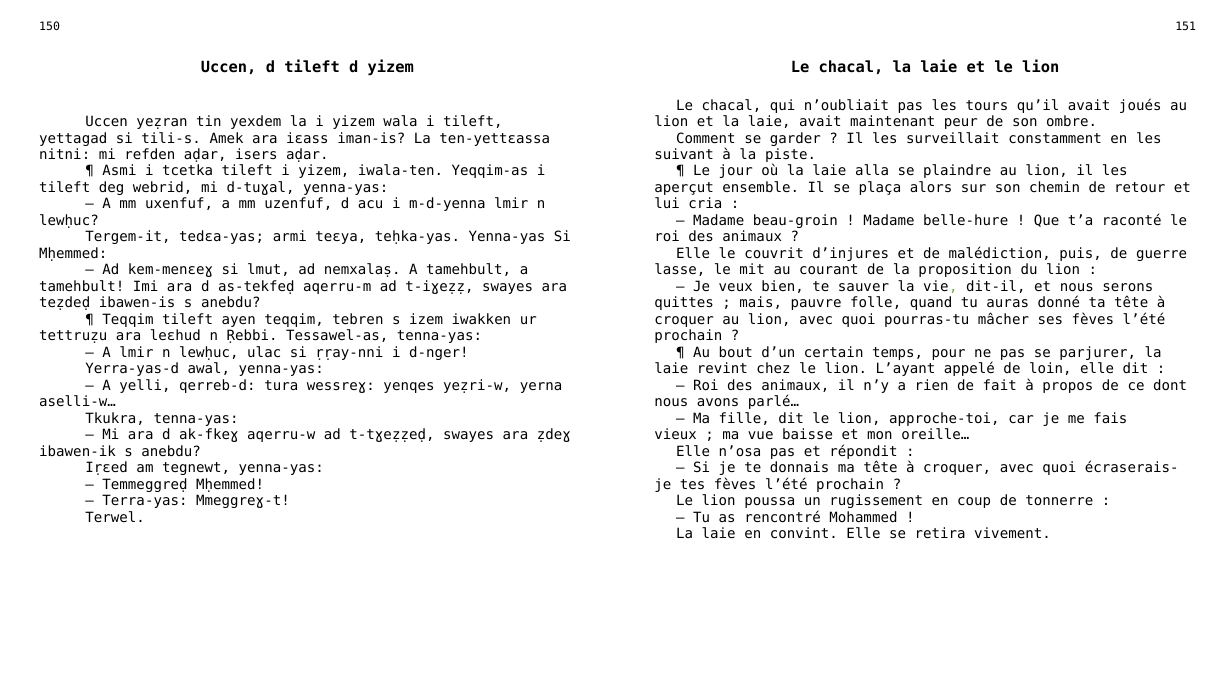
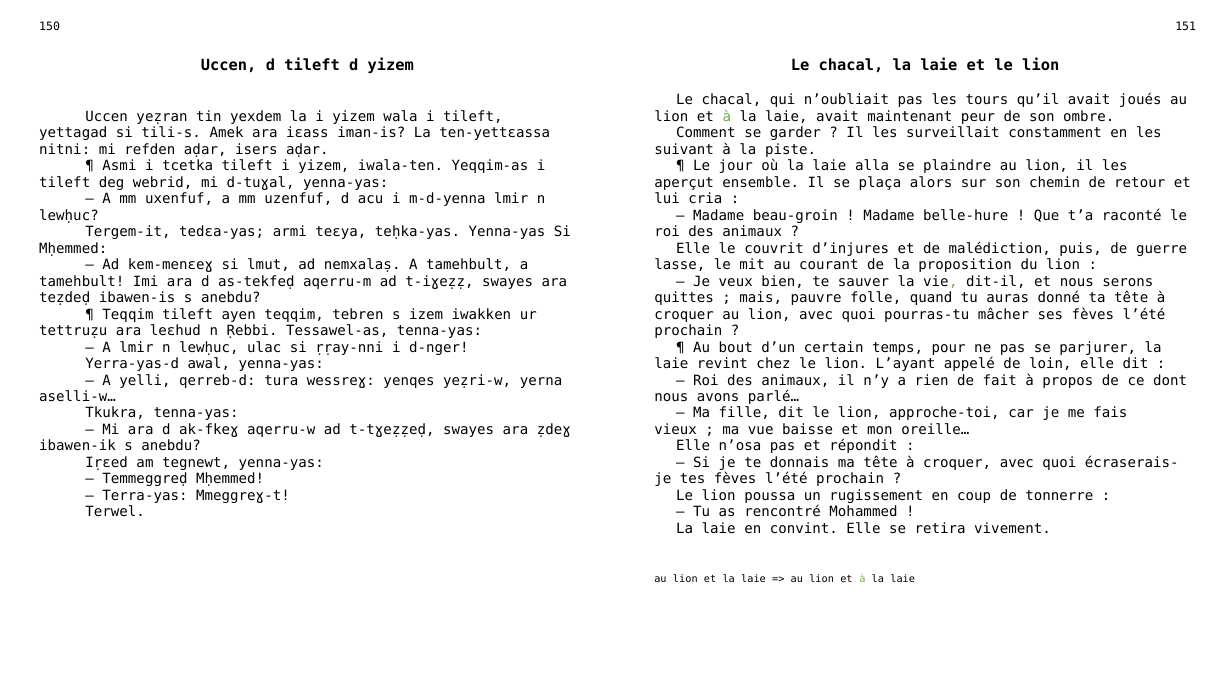
Before and after one commit to sferhah/tamacahut_n_wuccen, a slide deck: slide 73 of Uccen.ConsoleApp/Resources/pptx/uccen.pptx. Drawn at 1232x693 pixels with LibreOffice and Linux fonts; fonts in the diff are those of the drawing. Boxes give left, top, right and bottom in pixels: in the first picture for what was removed or moved away, otherwise in the second. Text is boxed around its words. In the diff, an @@ line names an element or a change of style, - is before the commit and + after.

```diff
--- a/Uccen.ConsoleApp/Resources/pptx/uccen.pptx
+++ b/Uccen.ConsoleApp/Resources/pptx/uccen.pptx
@@ table at <box>30,15,1205,692</box> @@
-row 3: Uccen yeẓran tin yexdem la i yizem wala i tileft, yettagad si tili-s. Amek ara iɛass iman-is? La ten-yettɛassa nitni: mi refden aḍar, isers aḍar. / ¶ Asmi i tcetka tileft i yizem, iwala-ten. Yeqqim-as i tileft deg webrid, mi d-tuɣal, yenna-yas: / — A mm uxenfuf, a mm uzenfuf, d acu i m-d-yenna lmir n lewḥuc? / Tergem-it, tedɛa-yas; armi teɛya, teḥka-yas. Yenna-yas Si Mḥemmed: / — Ad kem-menɛeɣ si lmut, ad nemxalaṣ. A tamehbult, a tamehbult! Imi ara d as-tekfeḍ aqerru-m ad t-iɣeẓẓ, swayes ara teẓdeḍ ibawen-is s anebdu? / ¶ Teqqim tileft ayen teqqim, tebren s izem iwakken ur tettruẓu ara leɛhud n Ṛebbi. Tessawel-as, tenna-yas: / — A lmir n lewḥuc, ulac si ṛṛay-nni i d-nger! / Yerra-yas-d awal, yenna-yas: / — A yelli, qerreb-d: tura wessreɣ: yenqes yeẓri-w, yerna aselli-w… / Tkukra, tenna-yas: / — Mi ara d ak-fkeɣ aqerru-w ad t-tɣeẓẓeḍ, swayes ara ẓdeɣ ibawen-ik s anebdu? / Iṛɛed am tegnewt, yenna-yas: / — Temmeggreḍ Mḥemmed! / — Terra-yas: Mmeggreɣ-t! / Terwel. |  | Le chacal, qui n’oubliait pas les tours qu’il avait joués au lion et la laie, avait maintenant peur de son ombre. / Comment se garder ? Il les surveillait constamment en les suivant à la piste. / ¶ Le jour où la laie alla se plaindre au lion, il les aperçut ensemble. Il se plaça alors sur son chemin de retour et lui cria : / — Madame beau-groin ! Madame belle-hure ! Que t’a raconté le roi des animaux ? / Elle le couvrit d’injures et de malédiction, puis, de guerre lasse, le mit au courant de la proposition du lion : / — Je veux bien, te sauver la vie, dit-il, et nous serons quittes ; mais, pauvre folle, quand tu auras donné ta tête à croquer au lion, avec quoi pourras-tu mâcher ses fèves l’été prochain ? / ¶ Au bout d’un certain temps, pour ne pas se parjurer, la laie revint chez le lion. L’ayant appelé de loin, elle dit : / — Roi des animaux, il n’y a rien de fait à propos de ce dont nous avons parlé… / — Ma fille, dit le lion, approche-toi, car je me fais vieux ; ma vue baisse et mon oreille… / Elle n’osa pas et répondit : / — Si je te donnais ma tête à croquer, avec quoi écraserais-je tes fèves l’été prochain ? / Le lion poussa un rugissement en coup de tonnerre : / — Tu as rencontré Mohammed ! / La laie en convint. Elle se retira vivement.
+row 3: Uccen yeẓran tin yexdem la i yizem wala i tileft, yettagad si tili-s. Amek ara iɛass iman-is? La ten-yettɛassa nitni: mi refden aḍar, isers aḍar. / ¶ Asmi i tcetka tileft i yizem, iwala-ten. Yeqqim-as i tileft deg webrid, mi d-tuɣal, yenna-yas: / — A mm uxenfuf, a mm uzenfuf, d acu i m-d-yenna lmir n lewḥuc? / Tergem-it, tedɛa-yas; armi teɛya, teḥka-yas. Yenna-yas Si Mḥemmed: / — Ad kem-menɛeɣ si lmut, ad nemxalaṣ. A tamehbult, a tamehbult! Imi ara d as-tekfeḍ aqerru-m ad t-iɣeẓẓ, swayes ara teẓdeḍ ibawen-is s anebdu? / ¶ Teqqim tileft ayen teqqim, tebren s izem iwakken ur tettruẓu ara leɛhud n Ṛebbi. Tessawel-as, tenna-yas: / — A lmir n lewḥuc, ulac si ṛṛay-nni i d-nger! / Yerra-yas-d awal, yenna-yas: / — A yelli, qerreb-d: tura wessreɣ: yenqes yeẓri-w, yerna aselli-w… / Tkukra, tenna-yas: / — Mi ara d ak-fkeɣ aqerru-w ad t-tɣeẓẓeḍ, swayes ara ẓdeɣ ibawen-ik s anebdu? / Iṛɛed am tegnewt, yenna-yas: / — Temmeggreḍ Mḥemmed! / — Terra-yas: Mmeggreɣ-t! / Terwel. |  | Le chacal, qui n’oubliait pas les tours qu’il avait joués au lion et à la laie, avait maintenant peur de son ombre. / Comment se garder ? Il les surveillait constamment en les suivant à la piste. / ¶ Le jour où la laie alla se plaindre au lion, il les aperçut ensemble. Il se plaça alors sur son chemin de retour et lui cria : / — Madame beau-groin ! Madame belle-hure ! Que t’a raconté le roi des animaux ? / Elle le couvrit d’injures et de malédiction, puis, de guerre lasse, le mit au courant de la proposition du lion : / — Je veux bien, te sauver la vie, dit-il, et nous serons quittes ; mais, pauvre folle, quand tu auras donné ta tête à croquer au lion, avec quoi pourras-tu mâcher ses fèves l’été prochain ? / ¶ Au bout d’un certain temps, pour ne pas se parjurer, la laie revint chez le lion. L’ayant appelé de loin, elle dit : / — Roi des animaux, il n’y a rien de fait à propos de ce dont nous avons parlé… / — Ma fille, dit le lion, approche-toi, car je me fais vieux ; ma vue baisse et mon oreille… / Elle n’osa pas et répondit : / — Si je te donnais ma tête à croquer, avec quoi écraserais-je tes fèves l’été prochain ? / Le lion poussa un rugissement en coup de tonnerre : / — Tu as rencontré Mohammed ! / La laie en convint. Elle se retira vivement.
+row 4:  |  | au lion et la laie => au lion et à la laie
```
Also in this commit, not shown: 9 other slides changed, 16 other files.
